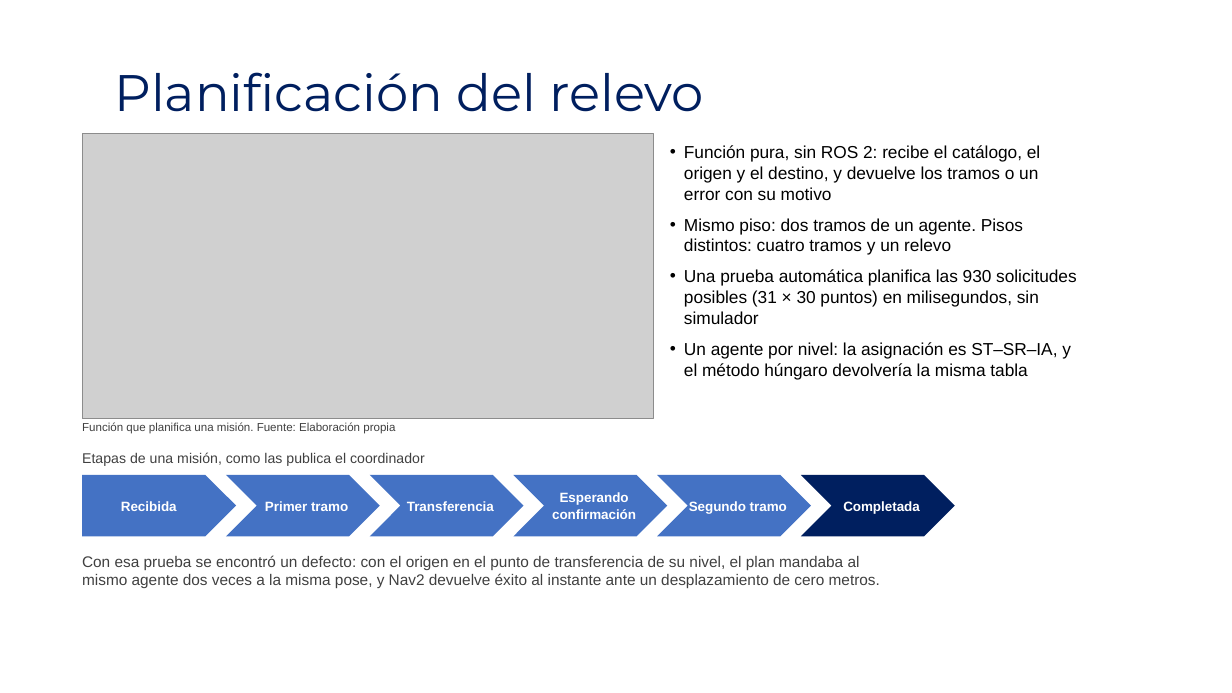
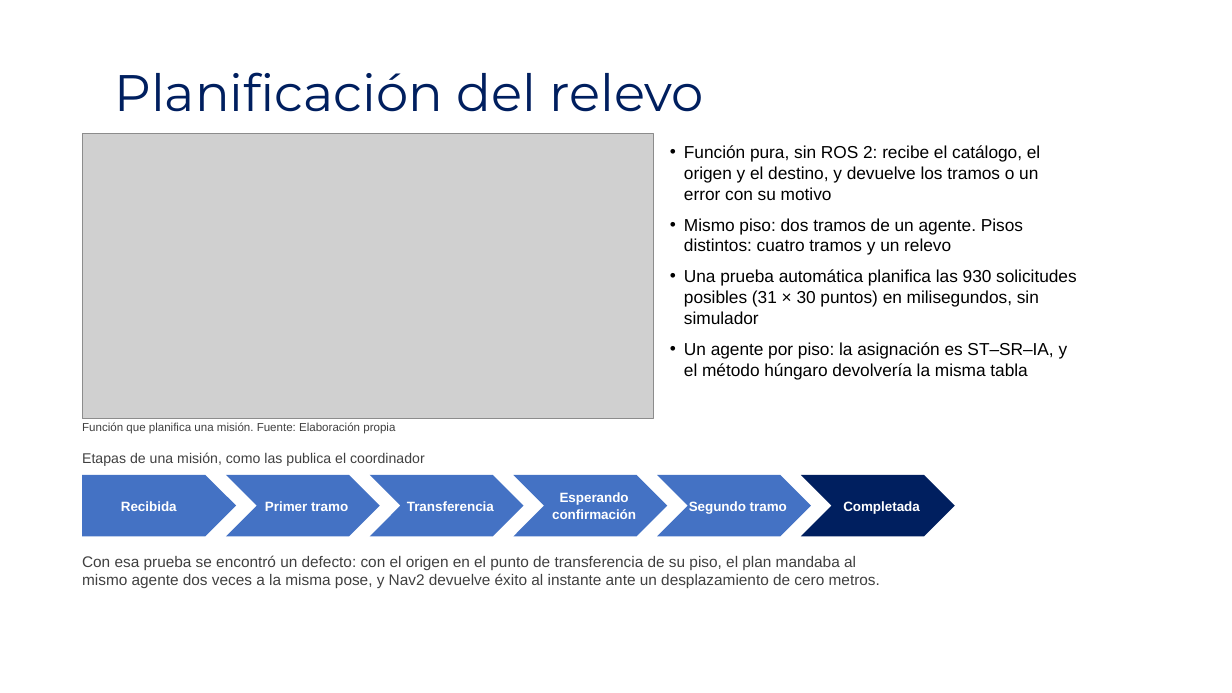
Before and after one commit to shdeza12/Collaborative-Mobile-Robot-System-for-Indoor-Navigation-Assistance-in-Multi-Level-Environments, a slide deck: slide 19 of Documentos/Presentacion/Presustentacion.pptx. Drawn at 1232x693 pixels with LibreOffice and Linux fonts; fonts in the diff are those of the drawing; grey boxes stand for pictures; background and template pictures are left out. Boxes give left, top, right and bottom in pixels: in the first picture for what was removed or moved away, otherwise in the second. Text is boxed around its words. In the diff, an @@ line names an element or a change of style, - is before the commit and + after.

Commit message:
El documento y la presentación dicen «el usuario» y «piso», y la tabla de términos queda en el repositorio
- Documento recortado: «el usuario» en lugar de «la persona» y «el visitante», y «piso» en lugar de «planta» y «nivel». Se conservan los objetivos oficiales, la métrica de continuidad entre niveles, las personas que no son el usuario y la planta como plano. Ninguna cifra cambia, y sigue en 80 páginas.
- El glosario define al usuario, y el resumen y el abstract dicen lo mismo.
- Versión larga: «el usuario» y «piso» en sus capítulos propios; «vehículo» y «nivel» siguen hasta fundirla con la recortada.
- Presentación y figura de topología con los mismos términos.
- Documentos/TERMINOS.md: la tabla de términos, lo que se conserva, dónde aplica y cómo comprobarlo. Entra al índice de guías, al plan, a la cronología y al sitio, que también trae las definiciones.
- generar_semanas.py aplica «piso» y deja intactas las citas entre comillas.

```diff
--- a/Documentos/Presentacion/Presustentacion.pptx
+++ b/Documentos/Presentacion/Presustentacion.pptx
@@ text at box(684, 342, 1068, 380): text changed @@
-• Un agente por nivel: la asignación es ST–SR–IA, y el método húngaro devolvería la misma tabla
+• Un agente por piso: la asignación es ST–SR–IA, y el método húngaro devolvería la misma tabla
@@ text at box(82, 555, 880, 588): text changed @@
-Con esa prueba se encontró un defecto: con el origen en el punto de transferencia de su nivel, el plan mandaba al mismo agente dos veces a la misma pose, y Nav2 devuelve éxito al instante ante un desplazamiento de cero metros.
+Con esa prueba se encontró un defecto: con el origen en el punto de transferencia de su piso, el plan mandaba al mismo agente dos veces a la misma pose, y Nav2 devuelve éxito al instante ante un desplazamiento de cero metros.
```
Also in this commit, not shown: 6 other slides changed, 36 other files.
